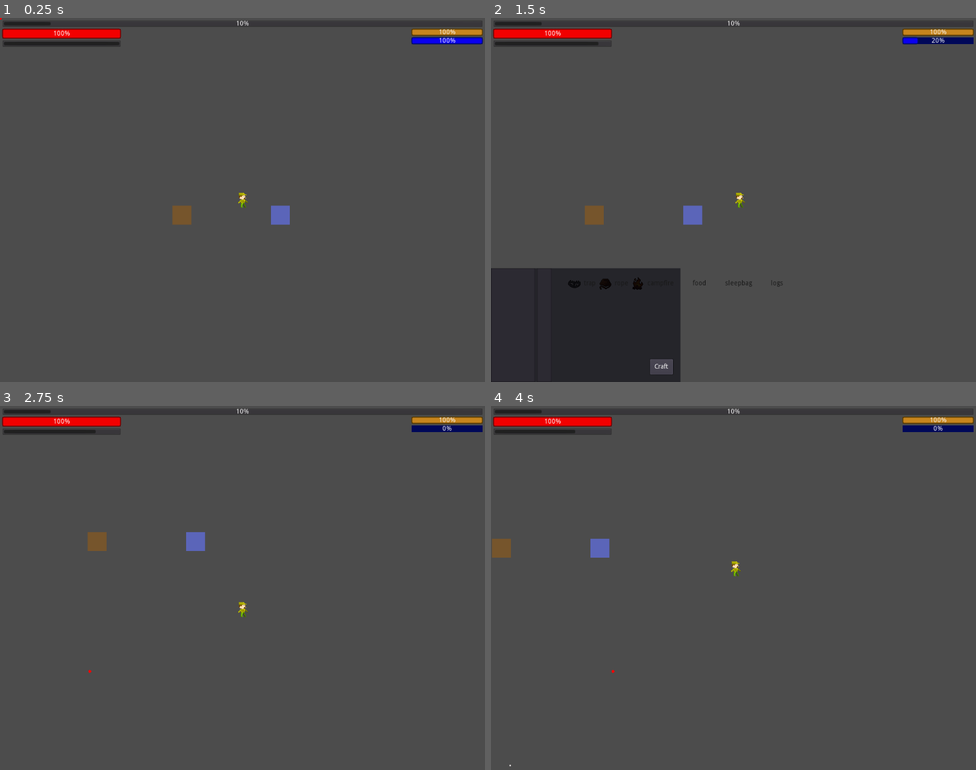
Above: before the commit, frames 1-4 (two rows, left to right).
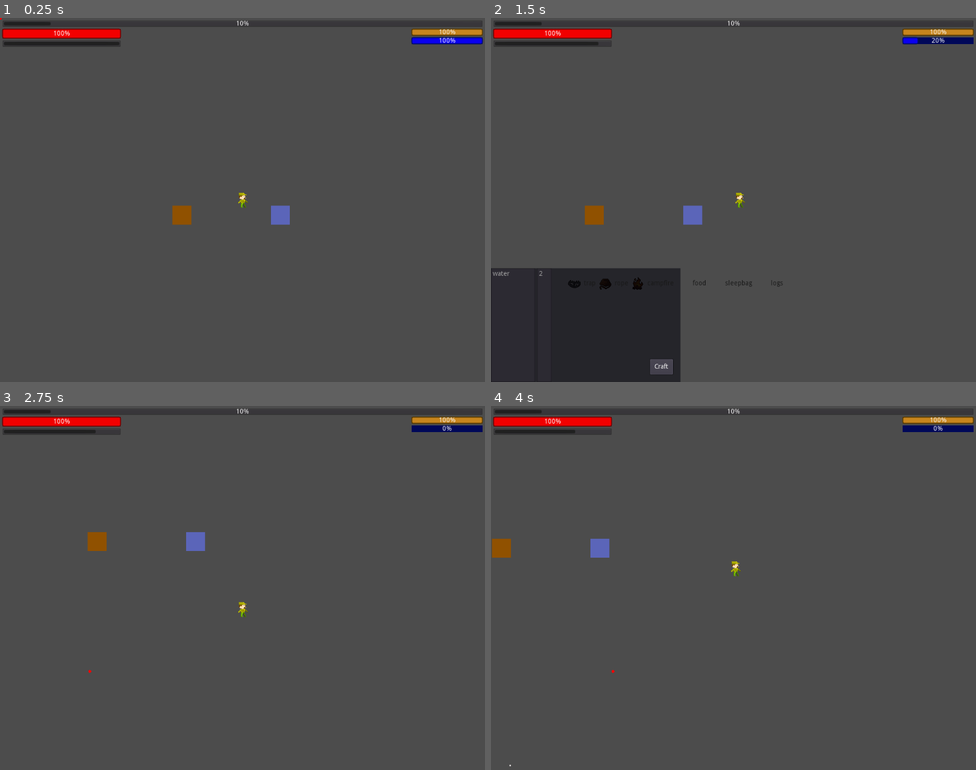
Above: after the commit, the same moments.

Repository: Intey/guerilla
Game: Godot game, scene res://test_scenes/test_player.tscn
The game is run twice, just before and just after one commit, with the same random seed, the same clock (stepped at 60 frames per second) and the same inputs. This scene is started directly instead of the project's main scene.
Inputs (mouse positions are in pixels of both pictures, inside the frame that each line leads up to):
- Up to frame 1 (0.25 s): no input
- Up to frame 2 (1.5 s): tap Enter at 0.5 s; move the mouse to (840, 181) at 0.52 s; hold Right (ui_right) 0.53-1.25 s; tap C (toggle_craft) at 0.6 s; click (840, 181) at 0.67 s; click (840, 181) at 0.77 s; click "Craft" at 1.25 s
- Up to frame 3 (2.75 s): move the mouse to (92, 671) at 2.02 s; hold Down (ui_down) from 2.03 s (still down); tap C (toggle_craft) at 2.1 s; click (92, 671) at 2.17 s; click (92, 671) at 2.27 s
- Up to frame 4 (4 s): move the mouse to (782, 507) at 2.77 s; release Down (ui_down) at 2.78 s; hold Right (ui_right) 2.78-3.53 s; tap C (toggle_craft) at 2.85, 3.6 s; move the mouse to (612, 671) at 3.52 s; hold Up (ui_up) from 3.53 s (still down); click (612, 671) at 3.67 s; click (612, 671) at 3.77 s

The runs differ from the first frame. In frame 1, 0.2% of the frame differs, in the area x 35-40%, y 51-57%; in frame 2, 0.2%, in the area x 0-24%, y 51-71%; in frame 3, 0.2%; in frame 4, 0.2%.
Error before the commit: Invalid set index 'wait_time' (on base: 'null instance') with value of type 'int'. (res://test_scenes/test_player.gd:14)

Commit message:
[fix]: update  test. Found issue with starving/thirsting

Diff:
--- a/Items/Resources/Scenes/Sticks.gd
+++ /dev/null
@@ -1 +0,0 @@
-extends CollectableResource
--- a/Items/Resources/Scenes/Sticks.tscn
+++ /dev/null
@@ -1,13 +0,0 @@
-[gd_scene load_steps=4 format=2]
-
-[ext_resource path="res://Items/Resources/Scenes/CollectableResource.tscn" type="PackedScene" id=1]
-[ext_resource path="res://Items/Resources/Scenes/Sticks.gd" type="Script" id=2]
-[ext_resource path="res://Items/Resources/ResourceStick.gd" type="Script" id=3]
-
-[node name="Sticks" instance=ExtResource( 1 )]
-script = ExtResource( 2 )
-type = ExtResource( 3 )
-count = 0
-
-[node name="ColorRect" parent="." index="1"]
-color = Color( 0.462745, 0.333333, 0.172549, 1 )
--- a/project.godot
+++ b/project.godot
@@ -68,11 +68,6 @@
 "class": "GatherObjective",
 "language": "GDScript",
 "path": "res://Quest/Objectives/GatherObjective.gd"
-}, {
-"base": "",
-"class": "GitAPI",
-"language": "NativeScript",
-"path": "res://git_api.gdns"
 }, {
 "base": "Node",
 "class": "GlobalTime",
@@ -187,7 +182,6 @@
 "FSMState": "",
 "GameEvent": "",
 "GatherObjective": "",
-"GitAPI": "",
 "GlobalTime": "",
 "Human": "",
 "InitialGenerator": "",
@@ -233,7 +227,7 @@
 
 [gdnative]
 
-singletons=[ "res://git_api.gdnlib" ]
+singletons=[  ]
 
 [input]
 
--- a/test_scenes/test_player.gd
+++ b/test_scenes/test_player.gd
@@ -4,14 +4,17 @@
     $HUD.join($Player)
     $Player/Thirst.tick_seconds = 1
     $Player/Thirst.change_per_tick = -80
-    $Player.THIRST_HEALTH_DIFF = -1
+    $Player.THIRST_HEALTH_DIFF = -11
+
 
 
     $Player/Starving.tick_seconds = 300
     $Player/Starving.change_per_tick = 0
     $Player.STARVATION_HEALTH_DIFF = -40
 
-    $Player/CheckStarvThirst.wait_time = 2
+    $Player/AppeaseTimer.wait_time = 2
+
+    $Player/Health.tick_seconds = 1
 
     var item = ResourceItem.new()
     item.name = "water"
--- a/test_scenes/test_player.tscn
+++ b/test_scenes/test_player.tscn
@@ -1,11 +1,12 @@
-[gd_scene load_steps=8 format=2]
+[gd_scene load_steps=9 format=2]
 
 [ext_resource path="res://Player/Player.tscn" type="PackedScene" id=1]
 [ext_resource path="res://Buildings/SleepBag.tscn" type="PackedScene" id=2]
-[ext_resource path="res://Items/Resources/Scenes/Sticks.tscn" type="PackedScene" id=3]
+[ext_resource path="res://Items/Resources/Scenes/CollectableResource.tscn" type="PackedScene" id=3]
 [ext_resource path="res://test_scenes/test_player.gd" type="Script" id=4]
 [ext_resource path="res://UI/huds/HUD.tscn" type="PackedScene" id=5]
 [ext_resource path="res://World/GlobalEffects/GlobalTime.tscn" type="PackedScene" id=6]
+[ext_resource path="res://Items/Resources/ResourceStick.gd" type="Script" id=7]
 
 [sub_resource type="RectangleShape2D" id=1]
 
@@ -13,20 +14,25 @@
 script = ExtResource( 4 )
 
 [node name="Player" parent="." instance=ExtResource( 1 )]
-shoot_rate = 0.1
 THIRST_HEALTH_DIFF = -5.0
 STARVATION_HEALTH_DIFF = -5.0
+shoot_rate = 0.1
+debug = true
 
 [node name="SleepBag" parent="." instance=ExtResource( 2 )]
 position = Vector2( 80, 32 )
 
 [node name="Sticks" parent="." instance=ExtResource( 3 )]
 position = Vector2( -128, 32 )
+type = ExtResource( 7 )
 
 [node name="CollisionShape2D" type="CollisionShape2D" parent="Sticks"]
+position = Vector2( -0.840942, 0 )
 scale = Vector2( 2, 2 )
 shape = SubResource( 1 )
 
 [node name="HUD" parent="." instance=ExtResource( 5 )]
 
 [node name="GlobalTime" parent="." instance=ExtResource( 6 )]
+
+[editable path="Player"]
